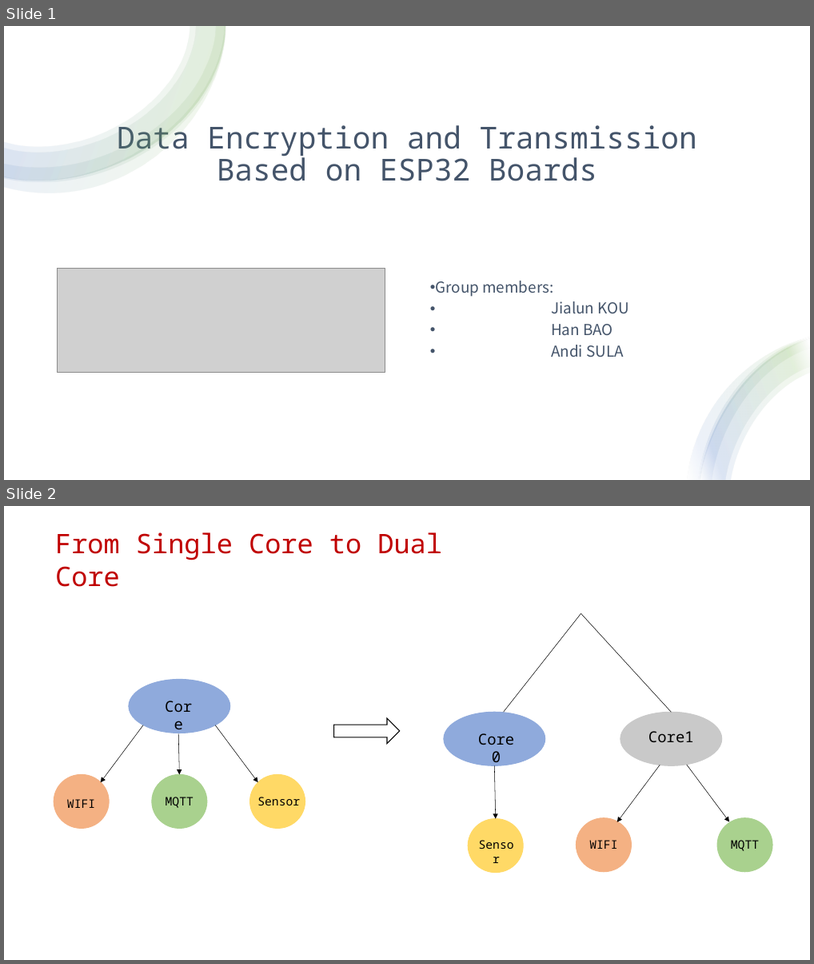
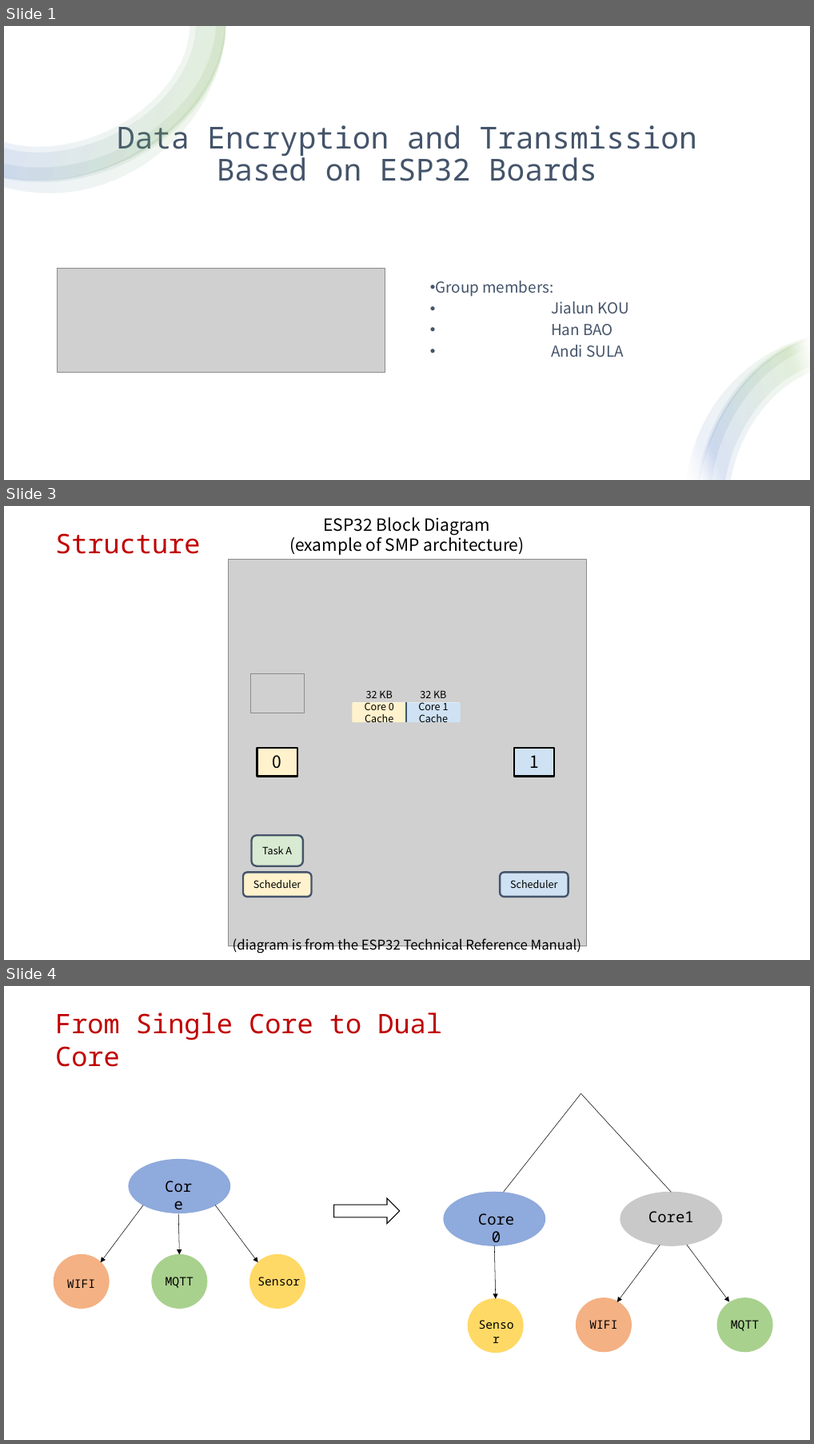
Before and after one commit to KJialun/Operating-system-security-project, a slide deck: Final Pro.pptx. Shown one above the other, each under a label of ours: slides 1 and 2 before the commit, slides 1, 3 and 4 after it; the slides between them are not shown. The pictures are 814x964 and 814x1444 pixels, drawn with LibreOffice and Linux fonts; fonts in the diff are those of the drawing; grey boxes stand for pictures. Boxes give left, top, right and bottom in pixels: in the first picture for what was removed or moved away, otherwise in the second. Text is boxed around its words. In the diff, an @@ line names an element or a change of style, - is before the commit and + after.

```diff
--- a/Final Pro.pptx
+++ b/Final Pro.pptx
@@ slide 3 added at [4,506,810,960], background #FFFFFF @@
@@ text added at [290,517,525,555], 20 pt, text #000000 @@
+ESP32 Block Diagram
+(example of SMP architecture)
@@ text added at [55,533,200,554], 32 pt, text #C00000 @@
+Structure
@@ picture added at [228,560,586,946] @@
@@ picture added at [250,673,304,713] @@
@@ text added at [366,690,392,698], 12 pt, text #000000 @@
+32 KB
@@ text added at [420,690,446,698], 12 pt, text #000000 @@
+32 KB
@@ rectangle added at [353,703,406,723], fill #FFF2CC, 12 pt, text #000000 @@
+Core 0 Cache
@@ rectangle added at [354,702,459,722], fill #FFFFFF @@
@@ line added from (406, 702) to (406, 722), #44546A 2.25 pt @@
@@ rectangle added at [407,703,461,723], fill #CFE2F3, 12 pt, text #000000 @@
+Core 1 Cache
@@ rectangle added at [258,748,298,776], fill #FFF2CC, outline #000000 2.25 pt, 20 pt, text #000000 @@
+0
@@ rectangle added at [514,748,555,776], fill #CFE2F3, outline #000000 2.25 pt, 20 pt, text #000000 @@
+1
@@ rounded rectangle added at [251,835,303,866], fill #D9EAD3, outline #44546A 2.25 pt, 12 pt, text #000000 @@
+Task A
@@ rounded rectangle added at [243,872,312,896], fill #FFF2CC, outline #44546A 2.25 pt, 12 pt, text #000000 @@
+Scheduler
@@ rounded rectangle added at [500,872,569,896], fill #CFE2F3, outline #44546A 2.25 pt, 12 pt, text #000000 @@
+Scheduler
@@ text added at [233,938,582,953], 16 pt, text #000000 @@
+(diagram is from the ESP32 Technical Reference Manual)
@@ what was slide 2 is now slide 4 @@
```
Also in this commit, not shown: 1 other slide added.
